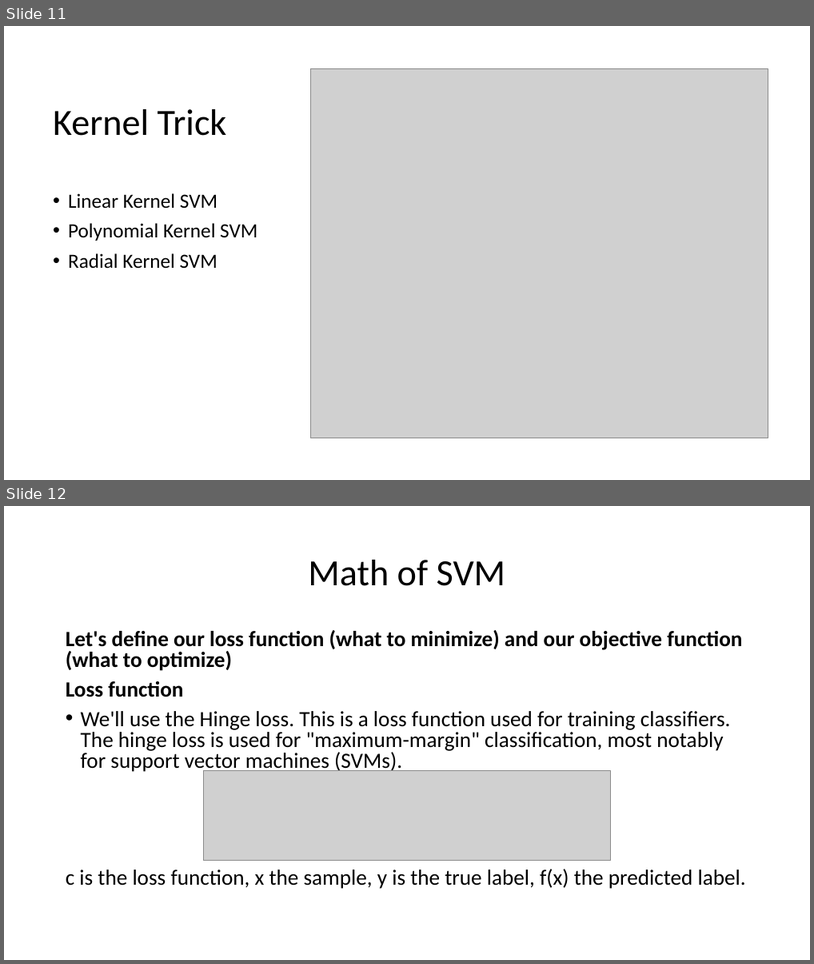
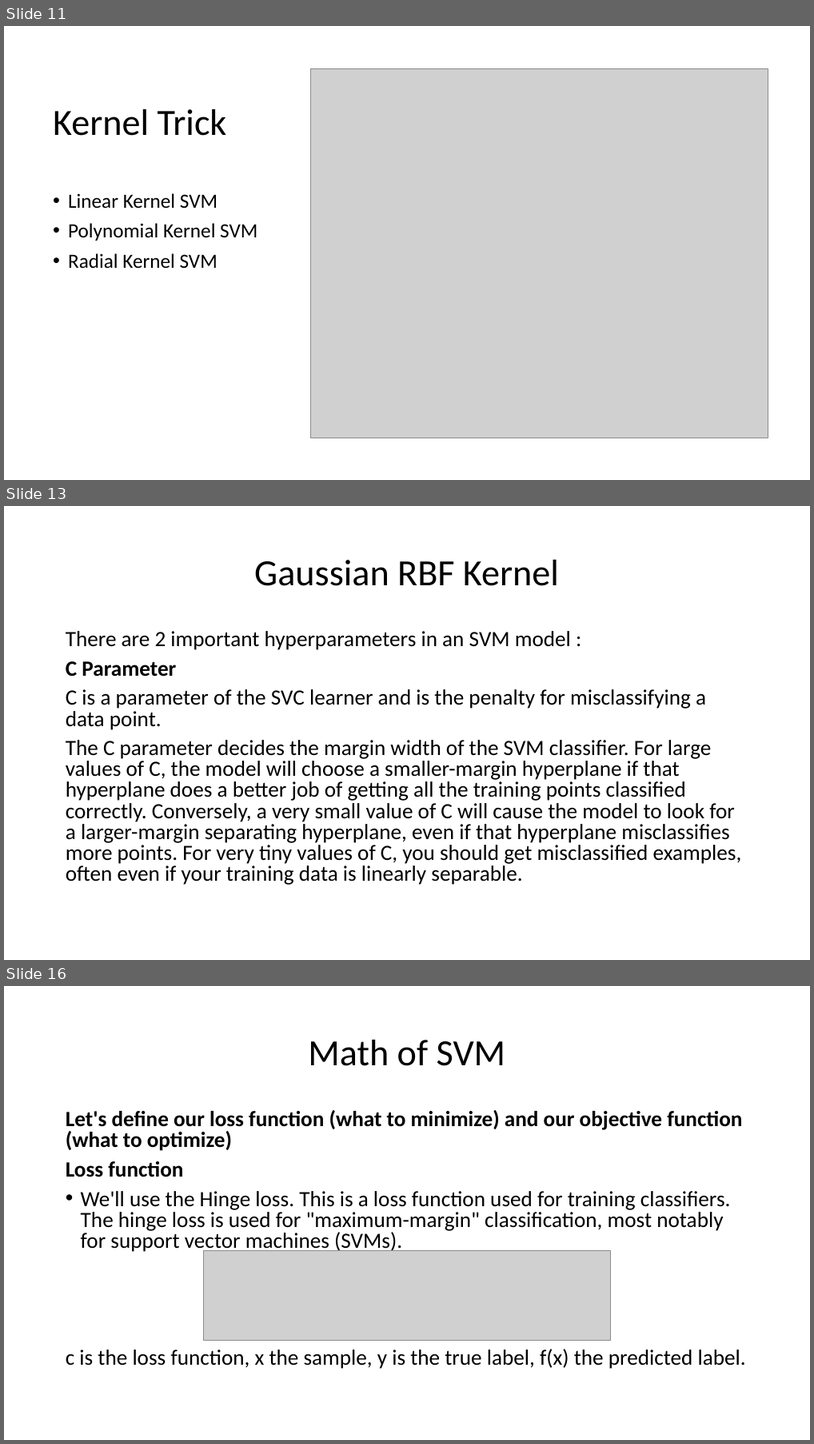
Before and after one commit to ravi4all/MachineLearning_JuneRegular, a slide deck: SVM/SupportVectorMachines.pptx. Shown one above the other, each under a label of ours: slides 11 and 12 before the commit, slides 11, 13 and 16 after it; the slides between them are not shown. The pictures are 814x964 and 814x1444 pixels, drawn with LibreOffice and Linux fonts; fonts in the diff are those of the drawing; grey boxes stand for pictures. Boxes give left, top, right and bottom in pixels: in the first picture for what was removed or moved away, otherwise in the second. Text is boxed around its words. In the diff, an @@ line names an element or a change of style, - is before the commit and + after.

```diff
--- a/SVM/SupportVectorMachines.pptx
+++ b/SVM/SupportVectorMachines.pptx
@@ slide 13 added at (4,506,810,960), background #FFFFFF @@
@@ title added at (254,560,559,586), 44 pt, text #000000 @@
+Gaussian RBF Kernel
@@ text added at (66,631,742,884), 25.9 pt, text #000000 @@
+There are 2 important hyperparameters in an SVM model :
+C Parameter
+C is a parameter of the SVC learner and is the penalty for misclassifying a data point.
+The C parameter decides the margin width of the SVM classifier. For large values of C, the model will choose a smaller-margin hyperplane if that hyperplane does a better job of getting all the training points classified correctly. Conversely, a very small value of C will cause the model to look for a larger-margin separating hyperplane, even if that hyperplane misclassifies more points. For very tiny values of C, you should get misclassified examples, often even if your training data is linearly separable.
@@ what was slide 12 is now slide 16 @@
```
Also in this commit, not shown: 3 other slides added, 5 other files.
